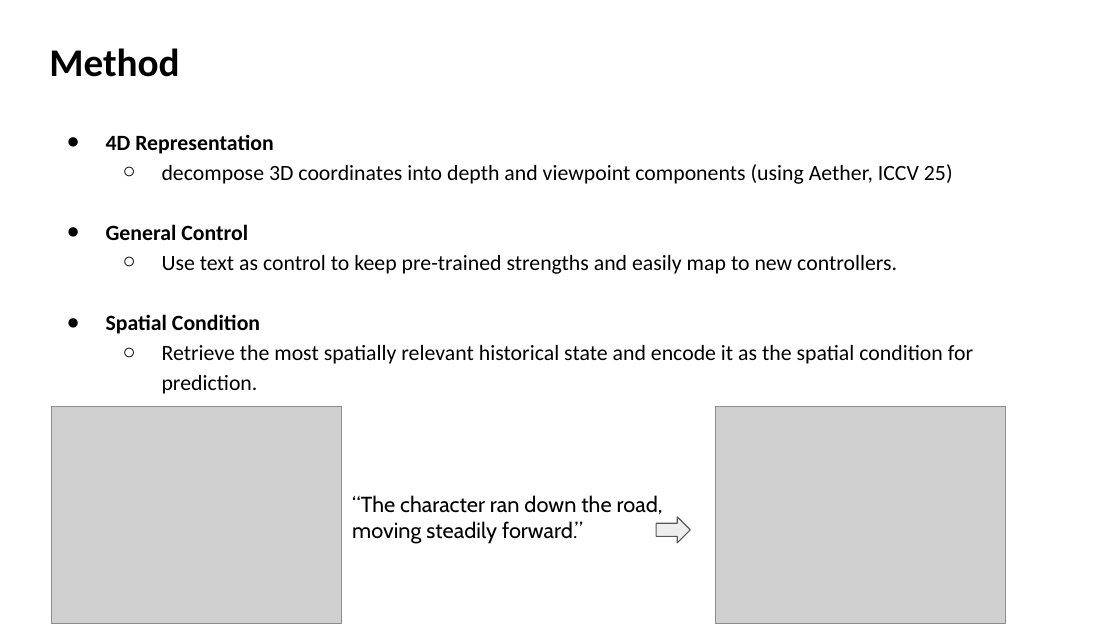
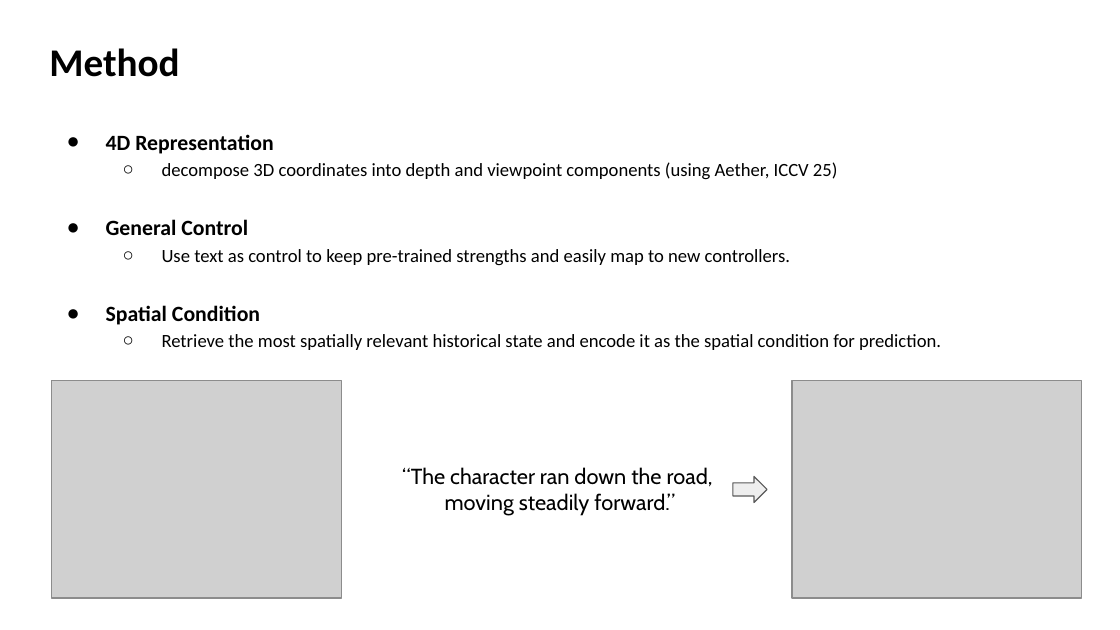
Before and after one commit to Lukelaitw/2025-VLL-undergraduate-research, a slide deck: slide 5 of week2/VLL_2_Deepverse_0929.pptx. Drawn at 1120x630 pixels with LibreOffice and Linux fonts; fonts in the diff are those of the drawing; grey boxes stand for pictures. Boxes give left, top, right and bottom in pixels: in the first picture for what was removed or moved away, otherwise in the second. Text is boxed around its words. In the diff, an @@ line names an element or a change of style, - is before the commit and + after.

```diff
--- a/week2/VLL_2_Deepverse_0929.pptx
+++ b/week2/VLL_2_Deepverse_0929.pptx
@@ text at (162,162,941,350): size 14 to 12 pt in "decompose 3D coordinates into depth and viewpoint ...", "Use text as control to keep pre-trained ...", "Retrieve the most spatially relevant historical state ..." @@
@@ picture: place and size @@
-picture at (52,407,342,624)
+picture at (52,381,342,598)
@@ picture: place and size @@
-picture at (716,407,1006,624)
+picture at (792,381,1082,598)
@@ text "“The character ran down the ...": place and size @@
-text "“The character ran down the ..." at (352,495,663,543)
+text "“The character ran down the ..." at (402,467,713,516)
@@ text "“The character ran down the ..." at (402,467,713,516): alignment left to centre @@
@@ right arrow: place and size @@
-right arrow at (656,516,690,542)
+right arrow at (732,476,766,502)
```
Also in this commit, not shown: 9 other slides changed, 1 slide added.
